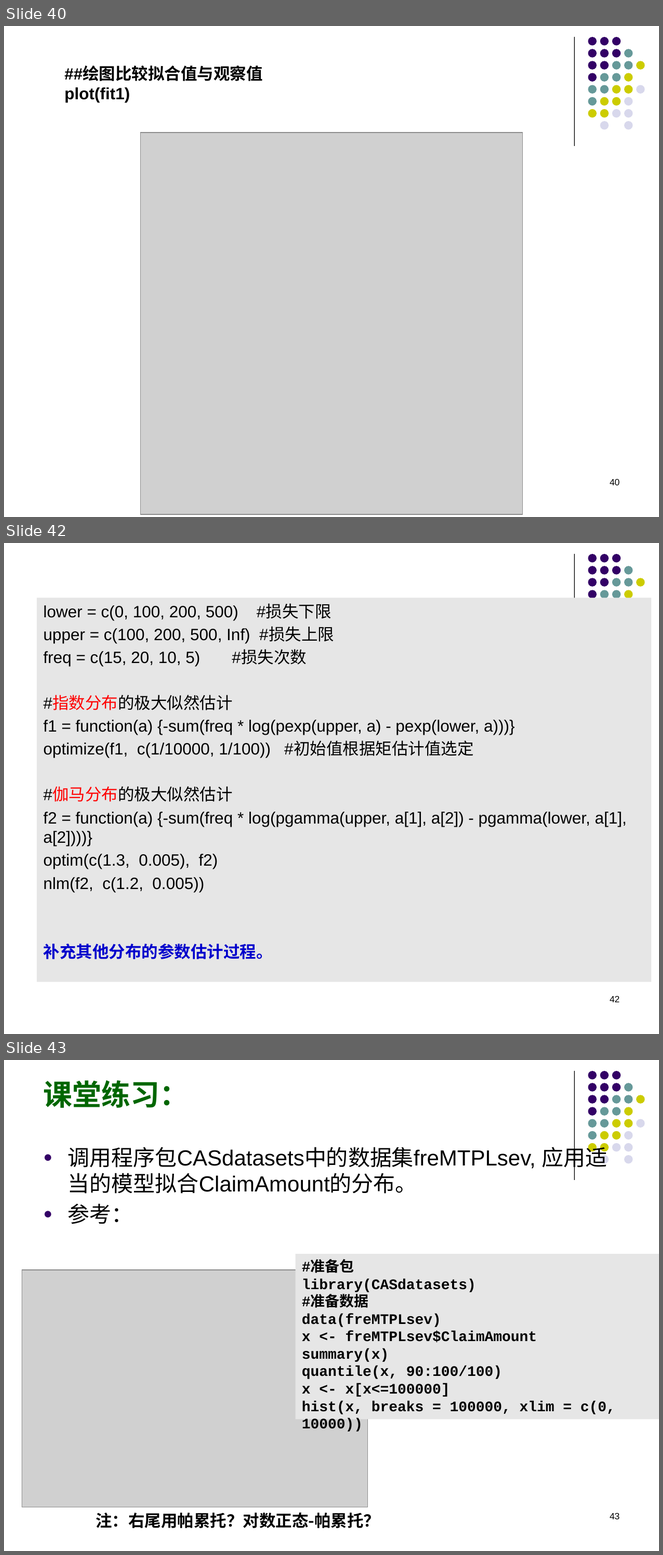
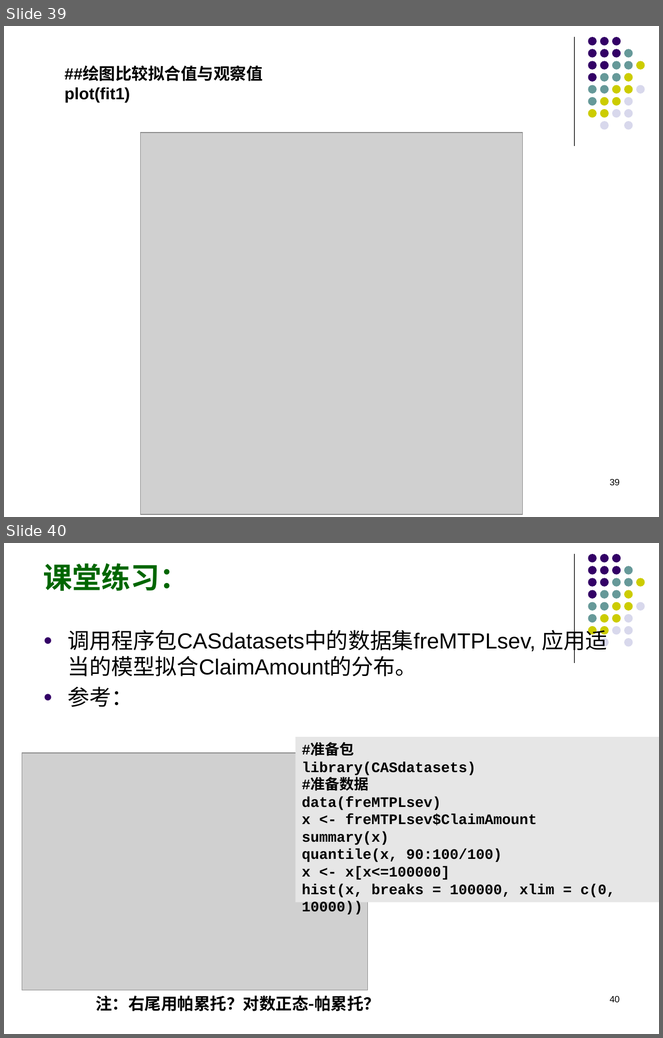
Before and after one commit to Francisor/Non-life-Insurance-Actuarial-Science, a slide deck: Lectures/Week 3 - 损失金额模型.pptx. Shown one above the other, each under a label of ours: slides 40, 42 and 43 before the commit, slides 39 and 40 after it; the slides between them are not shown. The pictures are 663x1555 and 663x1038 pixels, drawn with LibreOffice and Linux fonts; fonts in the diff are those of the drawing; grey boxes stand for pictures. Boxes give left, top, right and bottom in pixels: in the first picture for what was removed or moved away, otherwise in the second. Text is boxed around its words. In the diff, an @@ line names an element or a change of style, - is before the commit and + after.

```diff
--- a/Lectures/Week 3 - 损失金额模型.pptx
+++ b/Lectures/Week 3 - 损失金额模型.pptx
@@ slide 42 removed at [4,543,659,1034], background #FFFFFF; not listed: 17 template elements that a slide beside it also shows @@
@@ text removed at [37,598,651,982] @@
-lower = c(0, 100, 200, 500) #损失下限
-upper = c(100, 200, 500, Inf) #损失上限
-freq = c(15, 20, 10, 5) #损失次数
-#指数分布的极大似然估计
-f1 = function(a) {-sum(freq * log(pexp(upper, a) - pexp(lower, a)))}
-optimize(f1, c(1/10000, 1/100)) #初始值根据矩估计值选定
-#伽马分布的极大似然估计
-f2 = function(a) {-sum(freq * log(pgamma(upper, a[1], a[2]) - pgamma(lower, a[1], a[2])))}
-optim(c(1.3, 0.005), f2)
-nlm(f2, c(1.2, 0.005))
-补充其他分布的参数估计过程。
@@ page number removed at [610,996,620,1003] @@
-42
@@ what was slide 40 is now slide 39 @@
@@ page number at [610,479,620,486]: text changed @@
-40
+39
@@ what was slide 43 is now slide 40 @@
@@ page number at [610,996,620,1003]: text changed @@
-43
+40
```
Also in this commit, not shown: 14 slides changed, 10 slides added, 4 other slides removed, 1 other file.
